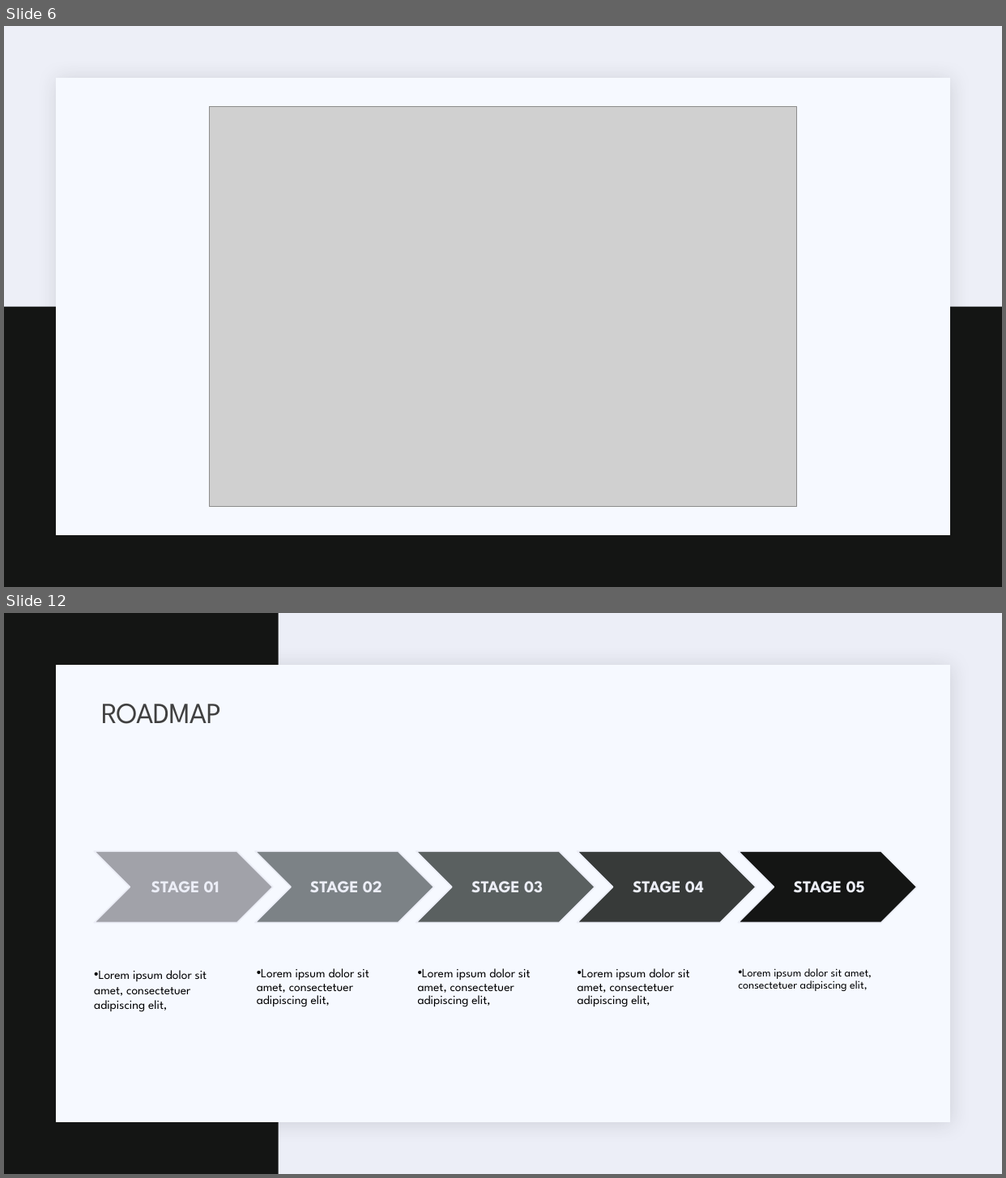
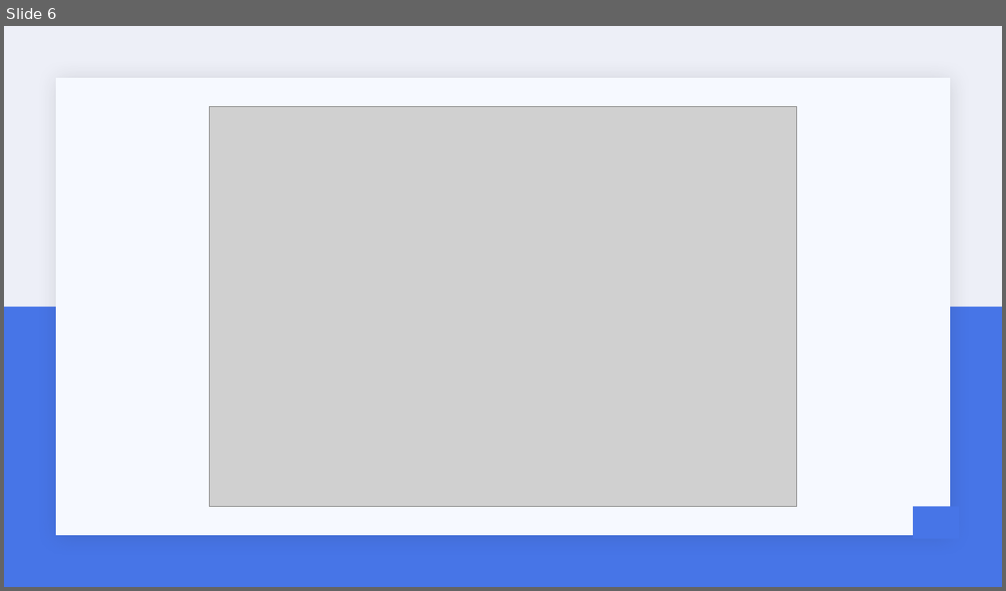
Before and after one commit to ranjith-ofcl/kafka_data_streaming, a slide deck: documents/about_project.pptx. Shown one above the other, each under a label of ours: slides 6 and 12 before the commit, slide 6 after it; the slides between them are not shown. The pictures are 1006x1178 and 1006x591 pixels, drawn with LibreOffice and Linux fonts; fonts in the diff are those of the drawing; grey boxes stand for pictures. Boxes give left, top, right and bottom in pixels: in the first picture for what was removed or moved away, otherwise in the second. Text is boxed around its words. In the diff, an @@ line names an element or a change of style, - is before the commit and + after.

```diff
--- a/documents/about_project.pptx
+++ b/documents/about_project.pptx
@@ slide 12 removed at bbox=[4, 613, 1002, 1174], background #ECEEF7; not listed: 1 template element that a slide beside it also shows @@
@@ rectangle removed at bbox=[4, 613, 278, 1174] @@
@@ title removed at bbox=[101, 704, 221, 724] @@
-ROADMAP
@@ group removed at bbox=[94, 852, 918, 1012]: 10 texts, 5 chevrons @@
-STAGE 01
-•• Lorem ipsum dolor sit amet, consectetuer adipiscing elit,
-STAGE 02
-  •• Lorem ipsum dolor sit amet, consectetuer adipiscing elit,
-STAGE 03
-  •• Lorem ipsum dolor sit amet, consectetuer adipiscing elit,
-STAGE 04
-•• Lorem ipsum dolor sit amet, consectetuer adipiscing elit,
-STAGE 05
-•• Lorem ipsum dolor sit amet, consectetuer adipiscing elit,
@@ slide 6 changed as well @@
@@ rectangle at bbox=[4, 307, 1002, 587]: fill #141514 to #4775E7 @@
@@ rectangle added at bbox=[914, 506, 959, 539], fill #4775E7 @@
```
Also in this commit, not shown: 6 other slides changed, 9 slides added, 9 other slides removed, 11 other files.
